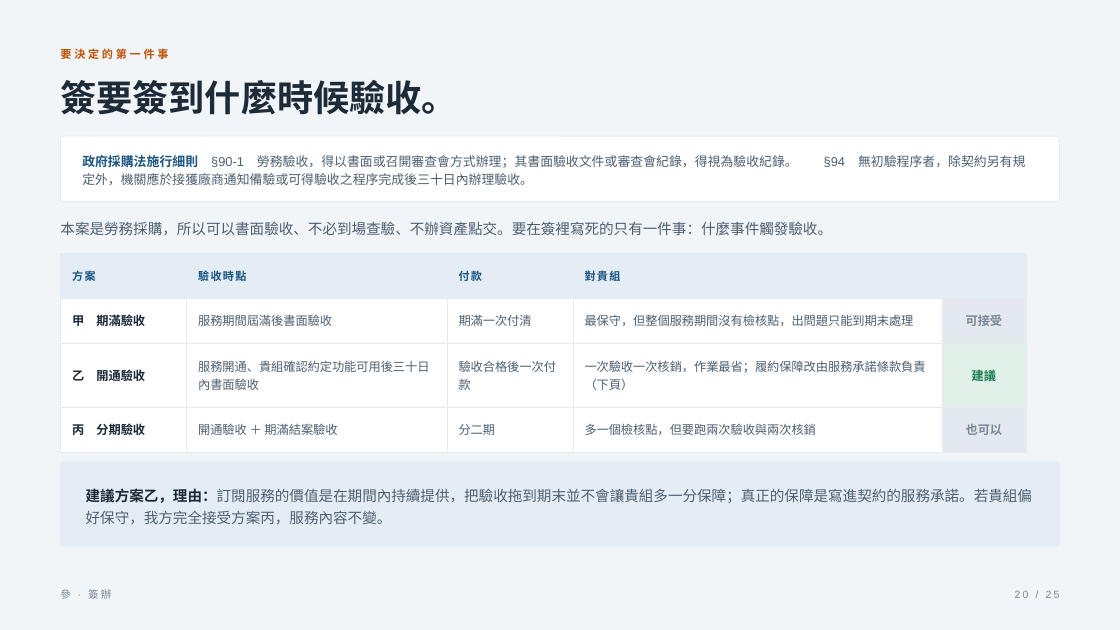
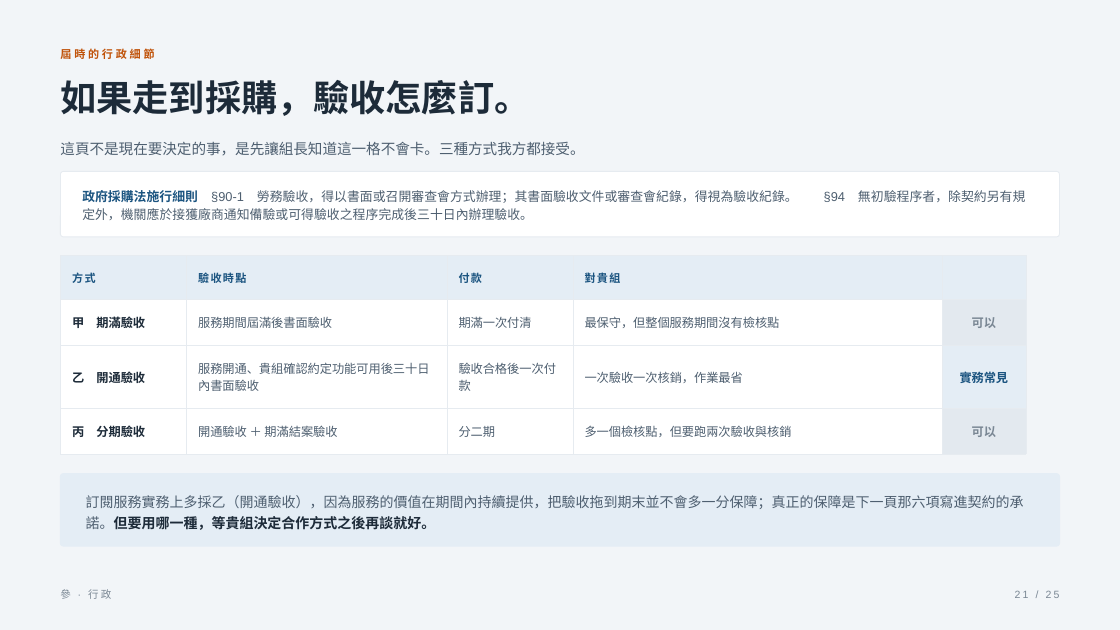
Before and after one commit to ryanxxhuang/PMIS, a slide deck: slide 21 of docs/pitch/組長簡報-產品資安與簽辦-2026-08-12.pptx (slide 20 before the commit). Drawn at 1120x630 pixels with LibreOffice and Linux fonts; fonts in the diff are those of the drawing. Boxes give left, top, right and bottom in pixels: in the first picture for what was removed or moved away, otherwise in the second. Text is boxed around its words. In the diff, an @@ line names an element or a change of style, - is before the commit and + after.

```diff
--- a/docs/pitch/組長簡報-產品資安與簽辦-2026-08-12.pptx
+++ b/docs/pitch/組長簡報-產品資安與簽辦-2026-08-12.pptx
@@ text at <box>60,48,154,59</box>: text changed @@
-要決定的第一件事
+屆時的行政細節
@@ text at <box>60,80,530,116</box>: text changed @@
-簽要簽到什麼時候驗收。
+如果走到採購，驗收怎麼訂。
@@ text added at <box>60,142,584,155</box>, 12.5 pt, text #4E5F70 @@
+這頁不是現在要決定的事，是先讓組長知道這一格不會卡。三種方式我方都接受。
@@ rounded rectangle: place and size @@
-rounded rectangle at <box>60,136,1060,202</box>
+rounded rectangle at <box>60,171,1060,237</box>
@@ text "政府採購法施行細則 §90-1 勞務驗收，得以書面或召開審查會方式辦理；其書面驗收文件或審查會紀錄，得視為驗收紀錄。 § ...": place and size @@
-text "政府採購法施行細則 §90-1 勞務驗收，得以書面或召開審查會方式辦理；其書面驗收文件或審查會紀錄，得視為驗收紀錄。 § ..." at <box>82,155,798,185</box>
+text "政府採購法施行細則 §90-1 勞務驗收，得以書面或召開審查會方式辦理；其書面驗收文件或審查會紀錄，得視為驗收紀錄。 § ..." at <box>82,190,798,220</box>
@@ text removed at <box>60,221,832,236</box> @@
-本案是勞務採購，所以可以書面驗收、不必到場查驗、不辦資產點交。要在簽裡寫死的只有一件事：什麼事件觸發驗收。
@@ table at <box>60,255,1026,441</box> @@
-row 1, column 1: 方案
+row 1, column 1: 方式
-row 2, column 4: 最保守，但整個服務期間沒有檢核點，出問題只能到期末處理
+row 2, column 4: 最保守，但整個服務期間沒有檢核點
-row 2, column 5: 可接受
+row 2, column 5: 可以
-row 3, column 4: 一次驗收一次核銷，作業最省；履約保障改由服務承諾條款負責（下頁）
+row 3, column 4: 一次驗收一次核銷，作業最省
-row 3, column 5: 建議
+row 3, column 5: 實務常見
-row 4, column 4: 多一個檢核點，但要跑兩次驗收與兩次核銷
+row 4, column 4: 多一個檢核點，但要跑兩次驗收與核銷
-row 4, column 5: 也可以
+row 4, column 5: 可以
@@ fill #E1F1E9 to #E4EDF5 in row 3, column 5 @@
@@ rounded rectangle: place and size @@
-rounded rectangle at <box>60,462,1060,546</box>
+rounded rectangle at <box>60,474,1060,546</box>
@@ rounded rectangle at <box>60,474,1060,546</box>: proportions changed @@
@@ text at <box>86,495,1024,530</box>: text changed; size 12.5 to 12 pt @@
-建議方案乙，理由：訂閱服務的價值是在期間內持續提供，把驗收拖到期末並不會讓貴組多一分保障；真正的保障是寫進契約的服務承諾。若貴組偏好保守，我方完全接受方案丙，服務內容不變。
+訂閱服務實務上多採乙（開通驗收），因為服務的價值在期間內持續提供，把驗收拖到期末並不會多一分保障；真正的保障是下一頁那六項寫進契約的承諾。但要用哪一種，等貴組決定合作方式之後再談就好。
@@ text at <box>60,589,111,599</box>: text changed @@
-參 · 簽辦
+參 · 行政
@@ text at <box>1015,591,1060,598</box>: text changed @@
-20 / 25
+21 / 25
```
Also in this commit, not shown: 6 other slides changed, 3 slides added, 3 slides removed, 3 other files.
